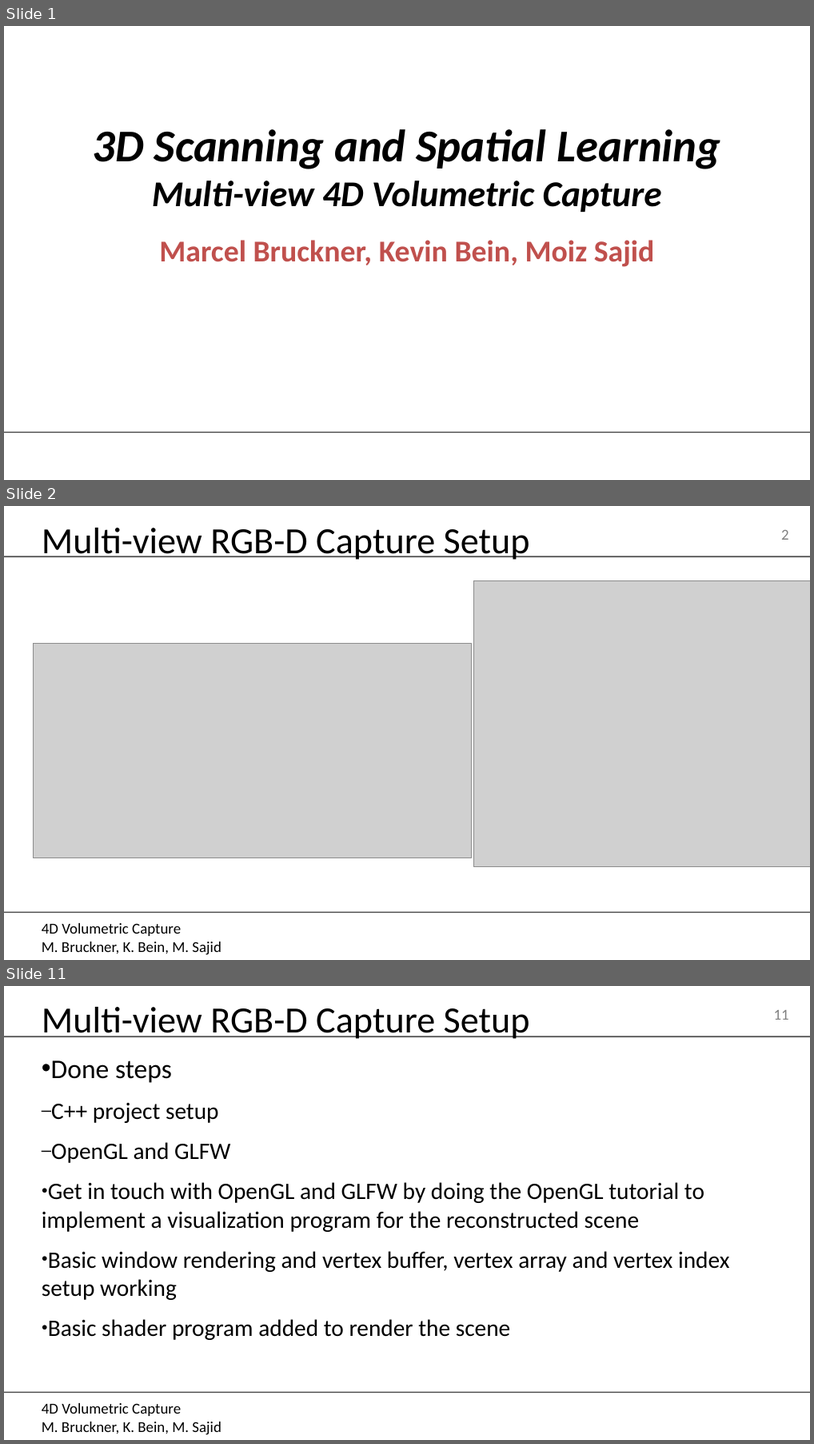
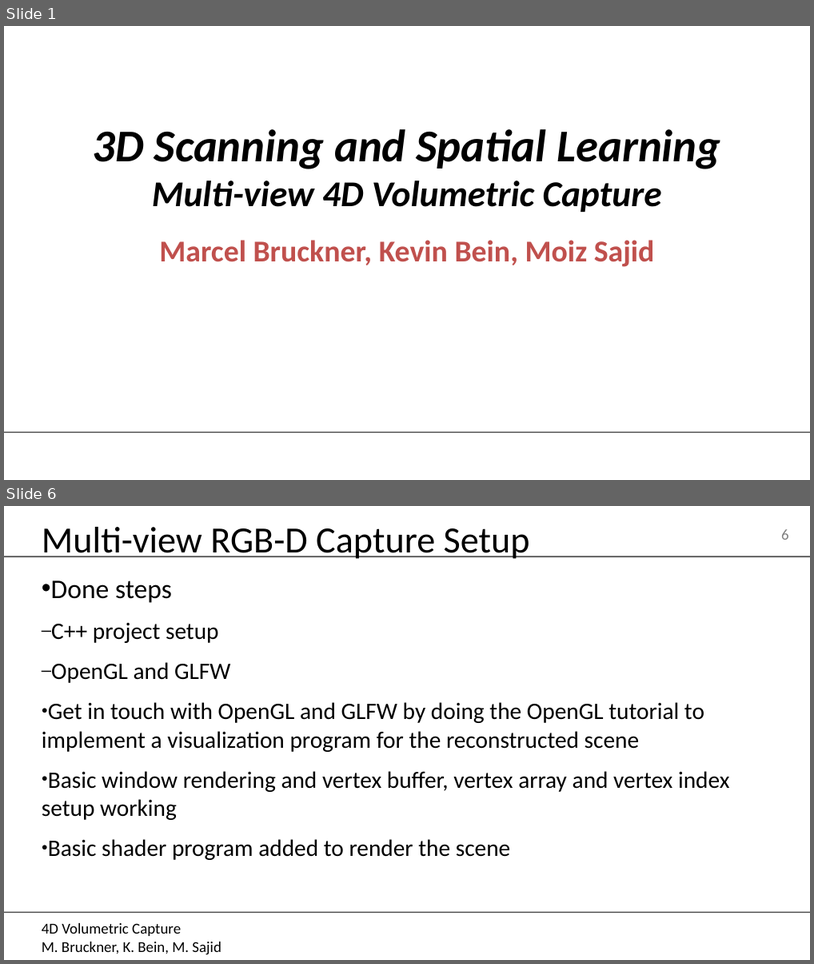
Before and after one commit to MarcelBruckner-TUMProjects/Volumetric-Fusion, a slide deck: Presentations/24.10.2019.pptx. Shown one above the other, each under a label of ours: slides 1, 2 and 11 before the commit, slides 1 and 6 after it; the slides between them are not shown. The pictures are 814x1444 and 814x964 pixels, drawn with LibreOffice and Linux fonts; fonts in the diff are those of the drawing; grey boxes stand for pictures; background and template pictures are left out. Boxes give left, top, right and bottom in pixels: in the first picture for what was removed or moved away, otherwise in the second. Text is boxed around its words. In the diff, an @@ line names an element or a change of style, - is before the commit and + after.

```diff
--- a/Presentations/24.10.2019.pptx
+++ b/Presentations/24.10.2019.pptx
@@ slide 2 removed at box(4, 506, 810, 960), background picture (left out); not listed: 4 template elements that a slide beside it also shows @@
@@ title removed at box(42, 528, 530, 560) @@
-Multi-view RGB-D Capture Setup
@@ picture removed at box(474, 580, 810, 867) @@
@@ picture removed at box(33, 644, 472, 857) @@
@@ what was slide 11 is now slide 6 @@
@@ page number at box(782, 529, 790, 540): text changed @@
-11
+6
```
Also in this commit, not shown: 2 slides changed, 3 slides added, 7 other slides removed.
